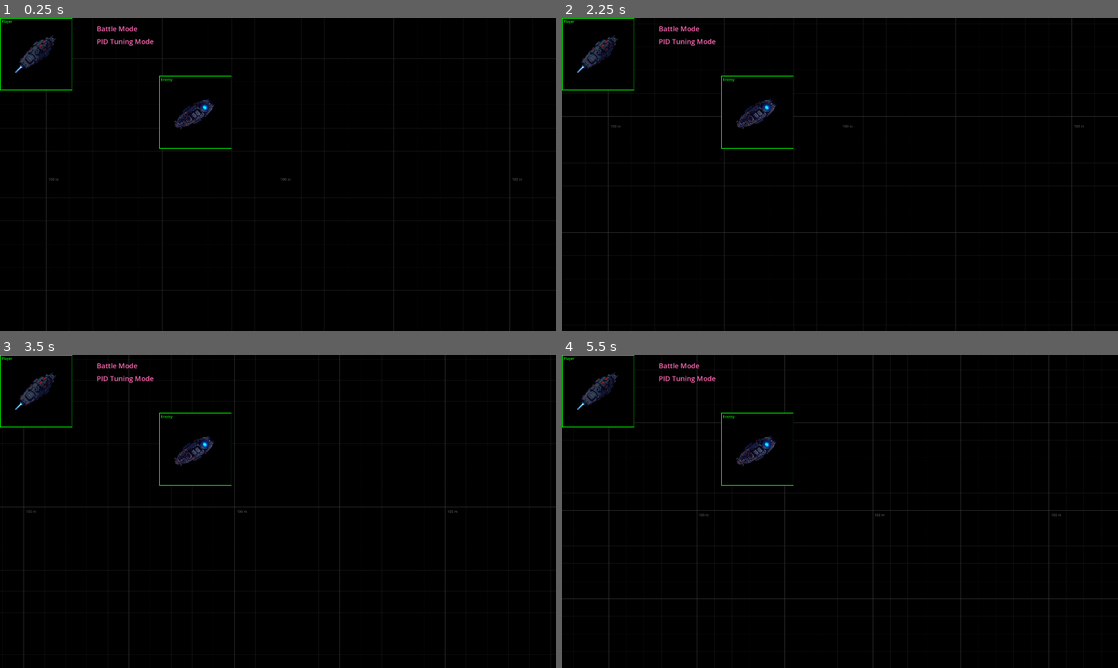
Above: before the commit, frames 1-4 (two rows, left to right).
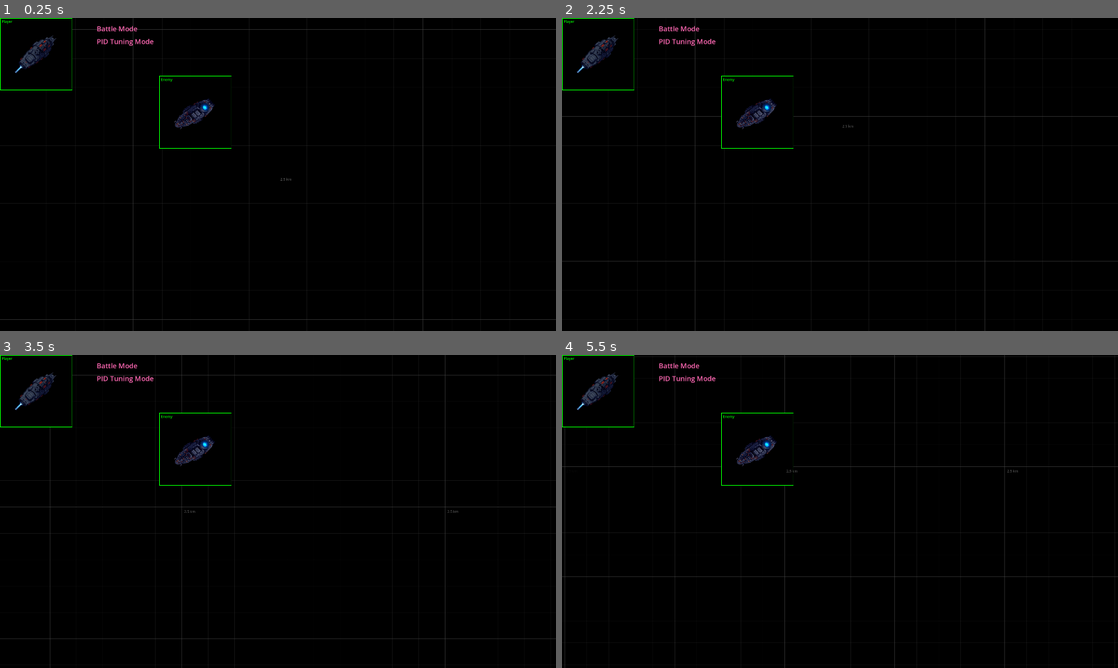
Above: after the commit, the same moments.

Repository: accelangel/space_bastard
Game: Godot game, scene res://Scenes/WorldRoot.tscn
Two runs of this game, one before a commit and one after it. Both use one fixed random seed, a clock stepped at 60 frames per second and the inputs below.
Inputs (mouse positions are in pixels of both pictures, inside the frame that each line leads up to):
- Up to frame 1 (0.25 s): no input
- Up to frame 2 (2.25 s): tap Enter (ui_accept) at 0.5, 1.25, 2 s; drag from (600, 55) to (895, 105) at 0.52 s; drag from (756, 111) to (812, 237) at 1.27 s; move the mouse to (895, 105) at 2.02 s; hold S (camera_move_down) from 2.03 s (still down); click (895, 105) at 2.17 s
- Up to frame 3 (3.5 s): tap Mouse wheel down (camera_zoom_out) at 2.3 s; release S (camera_move_down) at 2.75 s; drag from (250, 574) to (111, 464) at 2.77 s
- Up to frame 4 (5.5 s): tap Enter (ui_accept) at 3.5, 3.77, 5 s; move the mouse to (1006, 558) at 3.52 s; hold D (camera_move_right) 3.53-4.25 s; click (1006, 558) at 3.67 s; tap Mouse wheel down (camera_zoom_out) at 3.8, 5.3 s; drag from (673, 464) to (756, 433) at 4.27 s; move the mouse to (867, 511) at 5.02 s; tap Middle mouse button (camera_pan) at 5.1 s; click (867, 511) at 5.17 s

The runs differ from the first frame. In frame 1, 0.9% of the frame differs, in the area x 0-100%, y 0-100%; in frame 2, 0.9%; in frame 3, 0.4%; in frame 4, 1.7%.

Commit message:
Debugged the GridOverlaying showing in the PiPCameras

Diff:
--- a/Scenes/WorldRoot.tscn
+++ b/Scenes/WorldRoot.tscn
@@ -28,7 +28,10 @@
 grow_vertical = 2
 color = Color(0, 0, 0, 1)
 
-[node name="GridOverlay" type="Node2D" parent="."]
+[node name="GridCanvasLayer" type="CanvasLayer" parent="."]
+follow_viewport_enabled = true
+
+[node name="GridOverlay" type="Node2D" parent="GridCanvasLayer"]
 script = ExtResource("1_bm7um")
 
 [node name="GameCamera" type="Camera2D" parent="."]
--- a/Scripts/Systems/GameCamera.gd
+++ b/Scripts/Systems/GameCamera.gd
@@ -33,6 +33,9 @@
 var selection_indicator: Node2D = null
 
 func _ready():
+	# Add to group for identification
+	add_to_group("game_camera")
+
 	zoomTarget = zoom
 	zoom_min = calculate_min_zoom()
 	print("GameCamera initialized")
@@ -52,10 +55,26 @@
 
 func handle_zoom(delta):
 	var scroll = 0
-	if Input.is_action_just_pressed("camera_zoom_in"):
-		scroll = 1
-	elif Input.is_action_just_pressed("camera_zoom_out"):
-		scroll = -1
+
+	# Check if mouse is over any PiP camera
+	var mouse_pos = get_viewport().get_mouse_position()
+	var is_mouse_over_pip = false
+
+	# Check all PiP cameras
+	var pip_cameras = get_tree().get_nodes_in_group("pip_cameras")
+	for pip in pip_cameras:
+		if pip is Control and pip.visible:
+			var pip_rect = Rect2(pip.global_position, pip.size)
+			if pip_rect.has_point(mouse_pos):
+				is_mouse_over_pip = true
+				break
+
+	# Only process zoom if mouse is not over a PiP camera
+	if not is_mouse_over_pip:
+		if Input.is_action_just_pressed("camera_zoom_in"):
+			scroll = 1
+		elif Input.is_action_just_pressed("camera_zoom_out"):
+			scroll = -1
 
 	if scroll != 0:
 		var zoom_factor = 1.1 ** scroll
--- a/Scripts/Systems/WorldSettings.gd
+++ b/Scripts/Systems/WorldSettings.gd
@@ -1,7 +1,7 @@
 # Scripts/Systems/WorldSettings.gd - CLEANED VERSION
 extends Node
 
-var meters_per_pixel := 0.25
+var meters_per_pixel := 5.0
 var map_size_pixels := Vector2(131072, 73728)
 var map_size_meters := meters_per_pixel * map_size_pixels
 
--- a/Scripts/UI/GridOverlay.gd
+++ b/Scripts/UI/GridOverlay.gd
@@ -39,11 +39,6 @@
 func _draw():
 	if not camera:
 		return
-
-	# Check if we're rendering in a PiP viewport
-	var current_viewport = get_viewport()
-	if current_viewport.get_parent() is SubViewportContainer:
-		return  # Don't draw grid in PiP cameras
 
 	# Clear previous corners
 	major_grid_corners.clear()
@@ -110,6 +105,7 @@
 			var line_alpha = grid_color.a if is_major else grid_color.a * 0.5
 			var line_color = Color(grid_color.r, grid_color.g, grid_color.b, line_alpha)
 
+			# Draw in WORLD coordinates - this is key!
 			draw_line(
 				Vector2(x, world_top),
 				Vector2(x, world_bottom),
@@ -136,6 +132,7 @@
 			var line_alpha = grid_color.a if is_major else grid_color.a * 0.5
 			var line_color = Color(grid_color.r, grid_color.g, grid_color.b, line_alpha)
 
+			# Draw in WORLD coordinates
 			draw_line(
 				Vector2(world_left, y),
 				Vector2(world_right, y),
--- a/Scripts/UI/GridSizeLabel.gd
+++ b/Scripts/UI/GridSizeLabel.gd
@@ -51,7 +51,13 @@
 	call_deferred("find_grid_overlay")
 
 func find_grid_overlay():
-	grid_overlay = get_node_or_null("/root/WorldRoot/GridOverlay")
+	# Try the new path first
+	grid_overlay = get_node_or_null("/root/WorldRoot/GridCanvasLayer/GridOverlay")
+
+	# Fallback to old path
+	if not grid_overlay:
+		grid_overlay = get_node_or_null("/root/WorldRoot/GridOverlay")
+
 	if not grid_overlay:
 		push_error("GridSizeLabel: Could not find GridOverlay!")
 
--- a/Scripts/UI/PiPCamera.gd
+++ b/Scripts/UI/PiPCamera.gd
@@ -21,6 +21,9 @@
 var current_zoom_target: float
 
 func _ready():
+	# Add to group for detection by main camera
+	add_to_group("pip_cameras")
+
 	# Configure this container
 	custom_minimum_size = pip_size
 	size = pip_size
